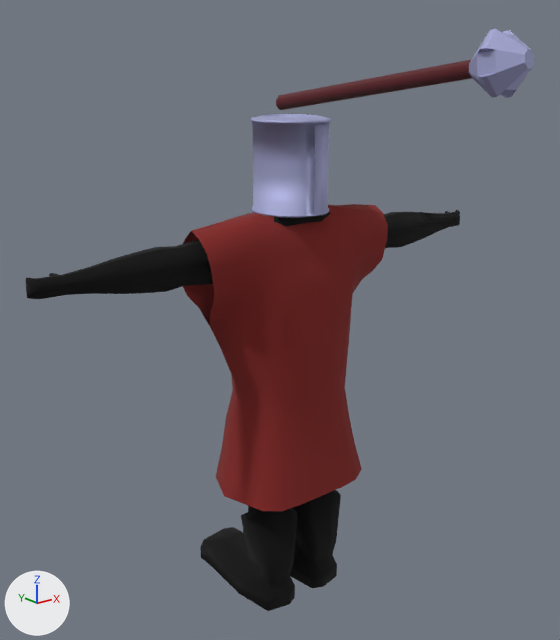
A saved change to the glTF model Assets/Characters/enemy.glb.
One viewpoint serves both versions: a camera (50 mm lens) standing at (-4.4, -5.52, 2.58) and looking at (-0.11, -0.15, 0.43). The lights are fixed; the arrows at lower left show +X, +Y and +Z. Where no turn or scale is listed for an object, it has been applied to the vertices. Vertices at the same position are counted once.

The first picture shows 'Body', 'Body.001', 'Cube', 'Robe'.
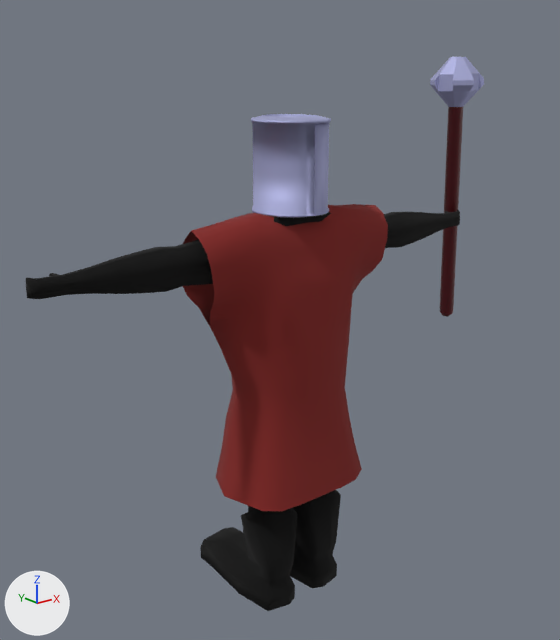
Commit message: updated enemy

Where the change shows, as pixel boxes (x1, y1, x2, y2) in the pictures (560 x 640 px):
'Body', reshaped: before (26, 210, 460, 611); after (26, 57, 484, 611)
'Cube', deleted: before (276, 29, 534, 110)
    faces in mat_wood (dark red #5d151d): (276, 60, 473, 110)
    faces in mat_metal (blue #b4b6de): (469, 29, 534, 98)
part 1 of me_cube_002, added: after (430, 57, 484, 317)

What changed in the scene script:
```text
Change me_cube_002:
    used by ob_body; location = (0.0, -0.18, 1.98)
    remove me_cube_002.from_pydata(...)  # 837 vertices, 1652 faces; spans x -2.43..2.43, y -0.28..0.95, z -4.42..0.12
    add me_cube_002.from_pydata(...)  # 897 vertices, 1768 faces; spans x -2.43..2.6, y -0.28..0.95, z -4.42..0.81
    me_cube_002 part 1: a new loose piece of 60 vertices spanning x 2.06..2.6, y -0.14..0.4, z -2.01..0.81
    add me_cube_002.materials.append(mat_wood)  # dark red #5d151d
    add me_cube_002.materials.append(mat_metal)  # blue #b4b6de
Remove ob_cube:
    ob_cube = bpy.data.objects.new('Cube', me_cube)
    ob_cube.location = (0.81, 0.85, 2.34)
```
